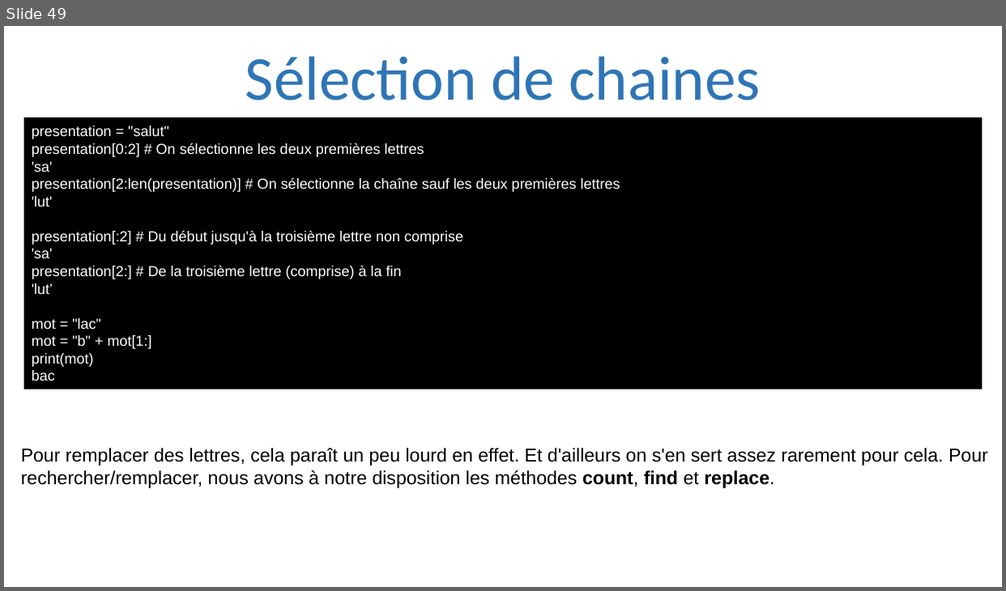
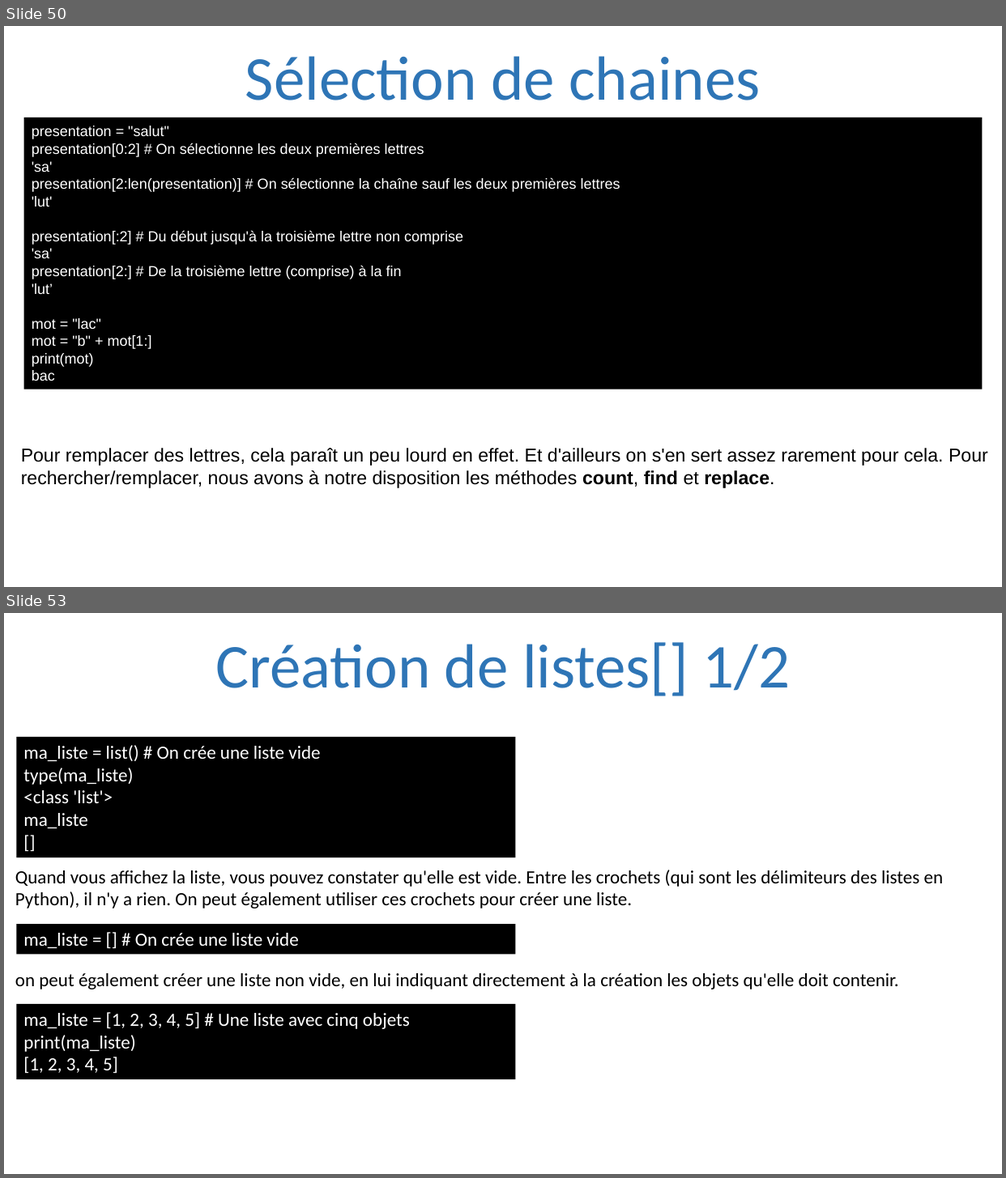
Before and after one commit to julienPalleau/PythonDoc, a slide deck: Python-resume.pptx. Shown one above the other, each under a label of ours: slide 49 before the commit, slides 50 and 53 after it; the slides between them are not shown. The pictures are 1006x591 and 1006x1178 pixels, drawn with LibreOffice and Linux fonts; fonts in the diff are those of the drawing. Boxes give left, top, right and bottom in pixels: in the first picture for what was removed or moved away, otherwise in the second. Text is boxed around its words. In the diff, an @@ line names an element or a change of style, - is before the commit and + after.

Commit message:
fin de creer des listes et des tuples

```diff
--- a/Python-resume.pptx
+++ b/Python-resume.pptx
@@ slide 53 added at (4, 613, 1002, 1174), background #FFFFFF @@
@@ title added at (215, 642, 790, 696), 60 pt, text #2E75B6 @@
+Création de listes[] 1/2
@@ rectangle added at (17, 737, 516, 858), fill #000000, 18 pt, text #FFFFFF @@
+ma_liste = list() # On crée une liste vide
+type(ma_liste)
+<class 'list'>
+ma_liste
+[]
@@ text added at (15, 870, 944, 909), 18 pt, text #000000 @@
+Quand vous affichez la liste, vous pouvez constater qu'elle est vide. Entre les crochets (qui sont les délimiteurs des listes en Python), il n'y a rien. On peut également utiliser ces crochets pour créer une liste.
@@ rectangle added at (17, 924, 516, 954), fill #000000, 18 pt, text #FFFFFF @@
+ma_liste = [] # On crée une liste vide
@@ text added at (15, 973, 899, 990), 18 pt, text #000000 @@
+on peut également créer une liste non vide, en lui indiquant directement à la création les objets qu'elle doit contenir.
@@ rectangle added at (17, 1003, 516, 1080), fill #000000, 18 pt, text #FFFFFF @@
+ma_liste = [1, 2, 3, 4, 5] # Une liste avec cinq objets
+print(ma_liste)
+[1, 2, 3, 4, 5]
@@ what was slide 49 is now slide 50 @@
```
Also in this commit, not shown: 8 slides changed, 23 other slides added.
